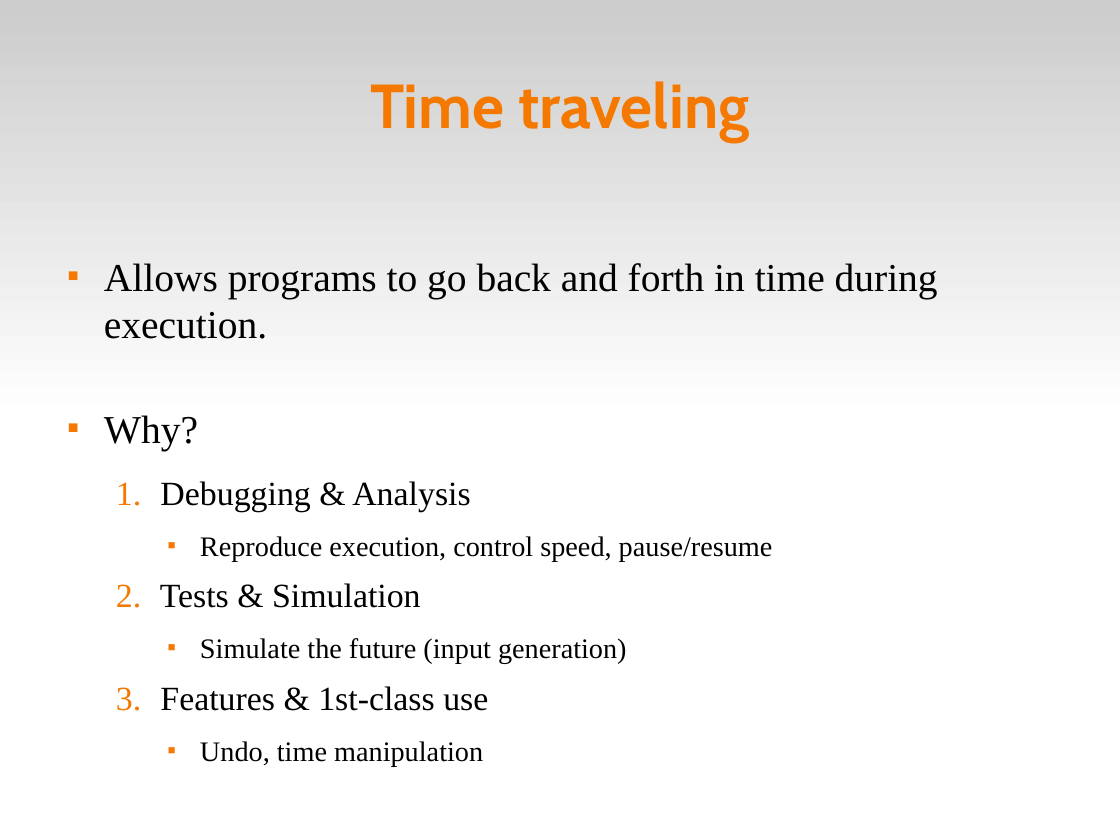
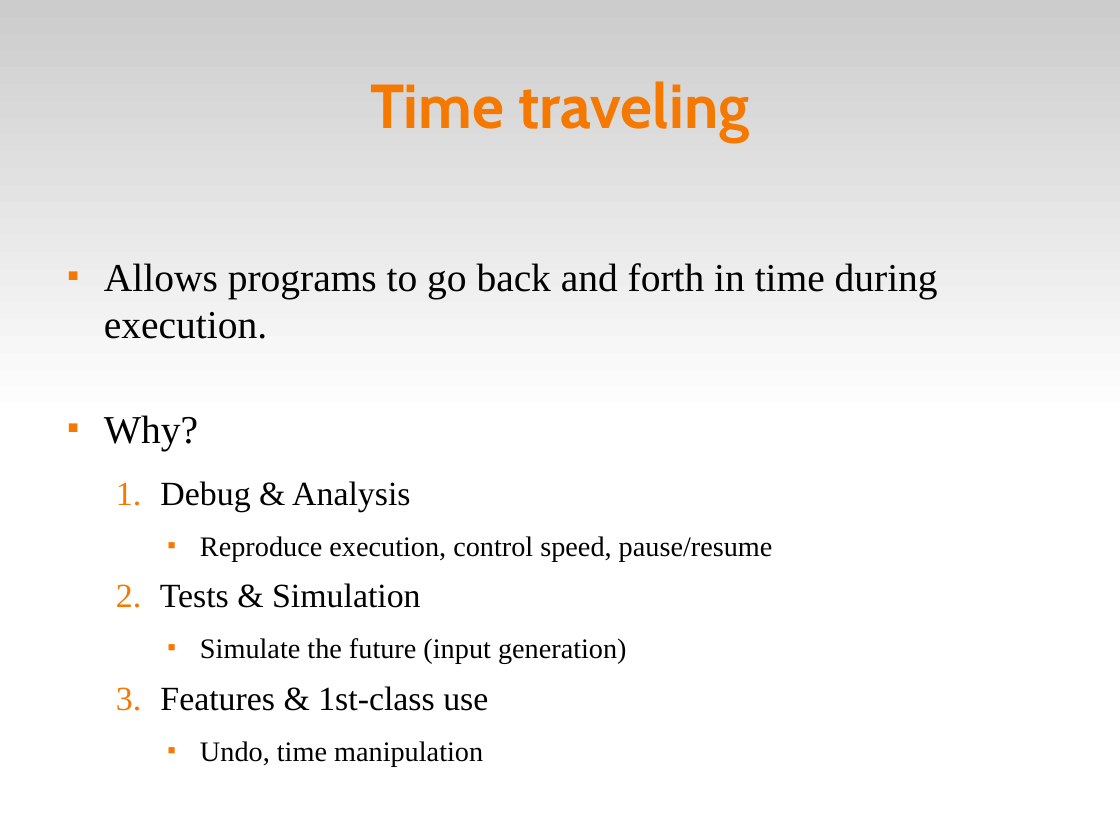
Before and after one commit to fsantanna-no/ceu-docs, a slide deck: slide 2 of TM/ceu_tm.odp. Drawn at 1120x840 pixels with LibreOffice and Linux fonts; fonts in the diff are those of the drawing. Boxes give left, top, right and bottom in pixels: in the first picture for what was removed or moved away, otherwise in the second. Text is boxed around its words. In the diff, an @@ line names an element or a change of style, - is before the commit and + after.

```diff
--- a/TM/ceu_tm.odp
+++ b/TM/ceu_tm.odp
@@ text at (x1=160, y1=481, x2=410, y2=512): text changed @@
-  1. Debugging & Analysis
+  1. Debug & Analysis
```
Also in this commit, not shown: 9 other slides changed, 4 slides added, 3 slides removed, 7 other files.
